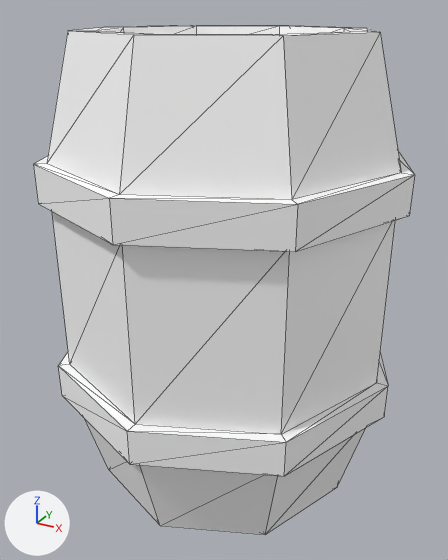
Before and after pictures for a commit that changed the glTF model assets/synty/simple_fantasy_interiors/models/SM_Prop_Barrel_01.glb.
Rendered twice from a 50 mm lens placed at (0.01079, -0.0198, 0.01809), pointed at (0.00001, -0.0002, 0.00829). The lights are fixed; the arrows at lower left show +X, +Y and +Z. Mesh edges are drawn as thin lines.

Objects in the first picture: 'SM_Prop_Barrel_01'.
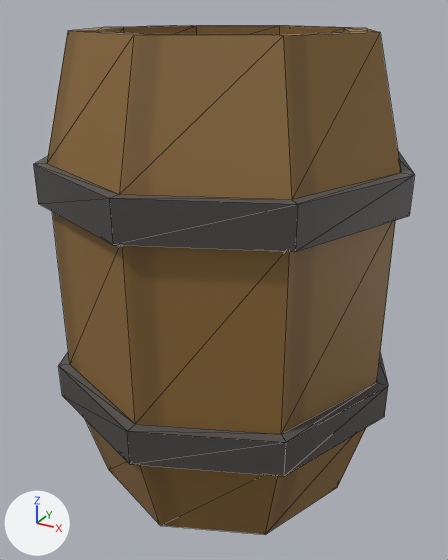
Edits to the bpy script that builds the scene:
```text
Add img_simplefantasyinteriorstexture:
    img_simplefantasyinteriorstexture = load_image('SimpleFantasyInteriorsTexture', '_unpacked/SimpleFantasyInteriorsTexture', 1024, 1024, 'sRGB')
Change mat_lambert1:
    remove mat_lambert1.base_color = (1.0, 1.0, 1.0)  # white #ffffff
    add mat_lambert1.texture = img_simplefantasyinteriorstexture
```

Pixel boxes [x1, y1, x2, y2] of what changed, in the pictures (448 x 560 px):
'SM_Prop_Barrel_01', surface changed (grey to brown)
    both: [33, 25, 415, 534]
